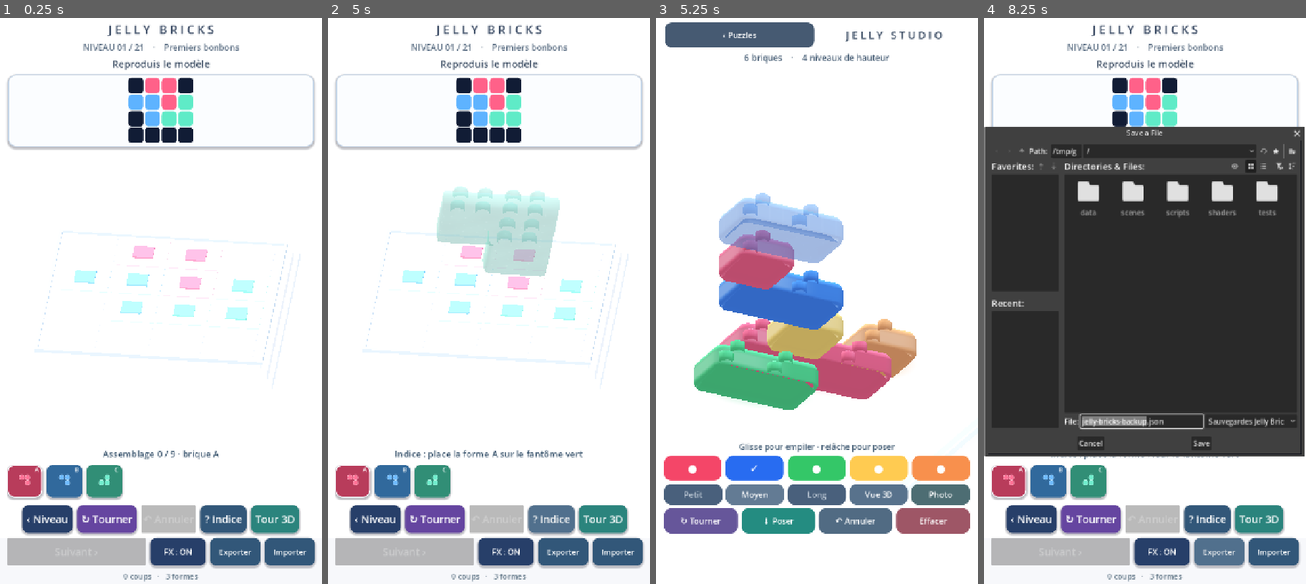
Above: before the commit, frames 1-4 (left to right).
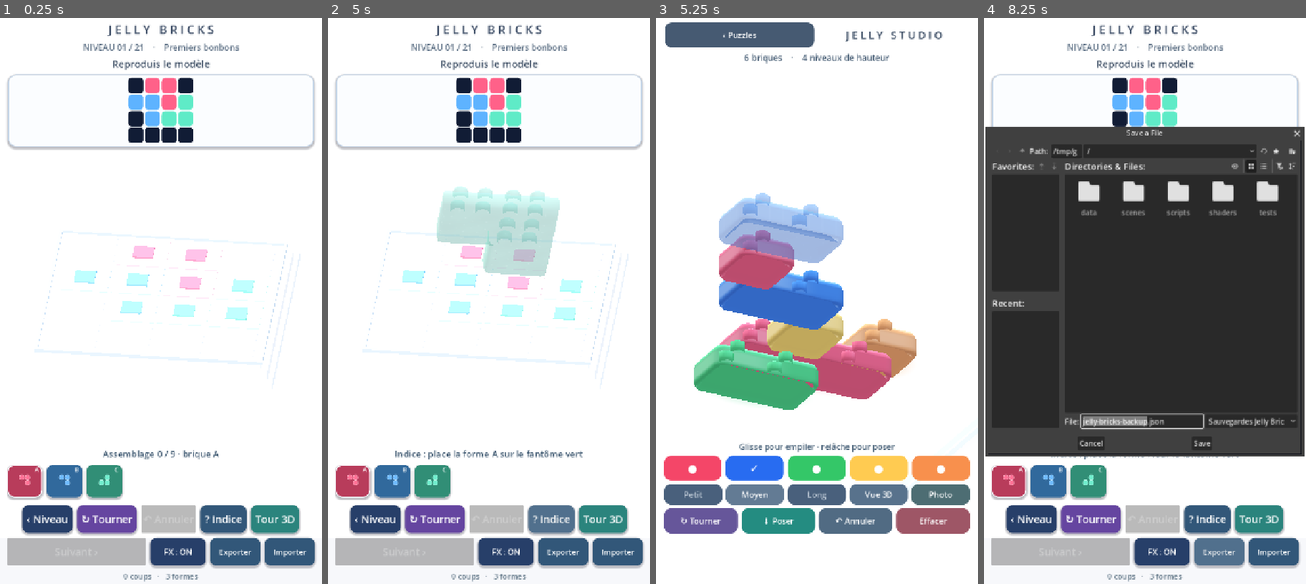
Above: after the commit, the same moments.

Repository: dbrckk/Jelly-bricks
Game: Godot game, scene res://scenes/main.tscn
Two runs of this game, one before a commit and one after it. Both use one fixed random seed, a clock stepped at 60 frames per second and the inputs below.
Inputs (mouse positions are in pixels of both pictures, inside the frame that each line leads up to):
- Up to frame 1 (0.25 s): no input
- Up to frame 2 (5 s): click (353, 482) at 0.52 s; click (392, 482) at 1.27 s; click (431, 482) at 2.02 s; click "‹ Niveau" at 2.75 s; click "↻ Tourner" at 3.5 s; click "? Indice" at 4.25 s
- Up to frame 3 (5.25 s): click "Tour 3D" at 5 s
- Up to frame 4 (8.25 s): click "‹ Puzzles" at 5.75 s; click "FX : ON" at 6.5 s; click "FX : OFF" at 7.25 s; click "Exporter" at 8 s

Frames 1-2 are identical in both runs. In frame 3, 0.1% of the frame differs, in the area x 20-80%, y 44-62%; in frame 4, 1.1%, in the area x 0-97%, y 19-78%.

Commit message:
feat(android): premium Jelly light cards and three-quarter gallery in 0.9.52
* feat(godot): add tinted studio softbox reflections that follow the real rounded Jelly sidewalls

* feat(android): tune internal softbox reflections per studio, gallery and translucent preview

* test(android): verify studio window reflectors restore correctly and keep preview transparent

* build(android): bump native Jelly studio optics release to 0.9.52

* feat(graphics): add softly feathered reflected ceiling panel on real Jelly brick crowns

* test(opengl): lock product-camera angles for reproducible studio/gallery visual regression screenshots

* feat(gallery): angle reference tower to reveal real 3D depth and rounded candy studs

* test(godot): protect three-quarter reference photo while checking orbit framing and user pose restoration

* test(opengl): photograph the fixed three-quarter gallery pose for repeatable visual QA

* docs(android): preserve 0.9.52 Jelly lighting, three-quarter gallery and deterministic QA decisions

Diff:
--- a/native-godot/scripts/stack_mode.gd
+++ b/native-godot/scripts/stack_mode.gd
@@ -480,6 +480,7 @@
             continue
         var body_paint: ShaderMaterial = brick.get_node("GelBody").material_override
         body_paint.set_shader_parameter("optical_depth", .93 if enabled else .54)
+        body_paint.set_shader_parameter("studio_light_card", 1.0 if enabled else .88)
         var body_coat: MeshInstance3D = brick.get_node_or_null("OpticalBody")
         var stud_coat: MultiMeshInstance3D = brick.get_node_or_null("OpticalStuds")
         if body_coat != null:
@@ -578,6 +579,7 @@
         gallery_demo_root.add_child(piece)
         var pigment: ShaderMaterial = piece.get_node("GelBody").material_override
         pigment.set_shader_parameter("optical_depth", .93)
+        pigment.set_shader_parameter("studio_light_card", 1.0)
         piece.get_node("OpticalBody").visible = true
         piece.get_node("OpticalStuds").visible = true
         piece.get_node("PhotoShadowCaster").visible = true
@@ -625,12 +627,13 @@
     if enabled and not _ensure_gallery_demo():
         return
     if enabled:
-        # Exact front-facing product shot: the building-block silhouette
-        # stays horizontal, tenons remain visible, and the 9-layer tower
-        # is no longer presented as a diagonal pile of capsules.
+        # A restrained 3/4 product angle reveals the actual molded depth
+        # and two tenon lanes. The old near-zero yaw flattened the 3D tower
+        # into colored rectangles in the Android portrait gallery.
+        # Restore the user's precise orbit and zoom after the demonstration.
         gallery_user_angle = photo_angle
         gallery_user_zoom = photo_zoom
-        photo_angle = 0.06
+        photo_angle = 0.34
         # Nine closer interlocked layers need a slightly wider editorial
         # portrait frame, otherwise the loose yellow brick is clipped.
         photo_zoom = 1.0
@@ -844,6 +847,9 @@
     # A localized photographic bead on the real bevel, not a white tint
     # over the whole block. Ghost stays dim while the solid is glossy.
     material.set_shader_parameter("studio_wet_edge", .15 if translucent else .95)
+    # Broad tinted photographic reflections live INSIDE the original Jelly
+    # shader, not on an extra mesh. Ghosts never receive opaque light panels.
+    material.set_shader_parameter("studio_light_card", 0.0 if translucent else .88)
     # Regular gameplay uses conservative optics; the Gallery enhances
     # absorption without extra geometry or texture lookups.
     material.set_shader_parameter("optical_depth", .18 if translucent else .54)
--- a/native-godot/shaders/jelly.gdshader
+++ b/native-godot/shaders/jelly.gdshader
@@ -18,6 +18,9 @@
 // Independent, camera-reactive lacquer bead along molded bevels.
 // Defaults to zero for all 21 puzzle levels and legacy materials.
 uniform float studio_wet_edge : hint_range(0.0, 1.0) = 0.0;
+// A virtual product-photo window that visibly bends across molded wall
+// normals. Zero for puzzles and translucent placement ghosts.
+uniform float studio_light_card : hint_range(0.0, 1.0) = 0.0;
 // Premium lacquer for placed puzzle pieces. Preview ghosts and the studio
 // use their existing independent material paths; no extra draw calls.
 uniform float puzzle_lacquer : hint_range(0.0, 1.0) = 0.0;
@@ -263,6 +266,58 @@
             clamp(upper_liquid_rim * .50 +
                 transmitted_window * .27, 0.0, .43));
     }
+    // A dyed transparent Jelly block must reflect a large studio light
+    // card ACROSS its vertical walls, not just on the rounded top.
+    // Sample object-local coordinates: the stripe follows moving geometry
+    // as a real reflection would, including the nine-layer sway animation.
+    // The normal selects the direction ALONG the current wall. This avoids
+    // putting the same diagonal, semi-random band on every rotated brick.
+    // No texture reads, screen-space refraction, lights or draw calls.
+    // The uniform branch skips this entirely for puzzle bricks and ghosts.
+    if (studio_light_card > .001 && studio_glass > .001) {
+        float wall_normal = 1.0 - smoothstep(.19, .70, abs(n.y));
+        float along_wall = mix(jelly_local.x, jelly_local.z,
+            step(abs(n.z), abs(n.x)));
+        float pane_position = fract(along_wall * .31 + .13);
+        float wide_window = smoothstep(.11, .22, pane_position) *
+            (1.0 - smoothstep(.44, .57, pane_position));
+        float fine_window = smoothstep(.58, .62, pane_position) *
+            (1.0 - smoothstep(.68, .72, pane_position));
+        float body_height = smoothstep(.17, .23, jelly_local.y) *
+            (1.0 - smoothstep(.43, .50, jelly_local.y));
+        float photo_card = wall_normal * body_height *
+            smoothstep(.12, .55, facing) * studio_light_card;
+        // Keep the body candy-colored: even the bright window transmits
+        // some pigment, rather than bleaching blue/green/yellow to white.
+        vec3 window_tint = mix(candy_tint.rgb,
+            vec3(.99, .995, 1.0), .76);
+        jelly_color = mix(jelly_color, window_tint,
+            clamp(photo_card * (wide_window * .46 +
+                fine_window * .22), 0.0, .46));
+        // Narrow color-rich shadow below the translucent inner wall:
+        // gives the molded candy perceptible thickness above each socket.
+        float bottom_density = 1.0 - smoothstep(.115, .26,
+            jelly_local.y);
+        jelly_color *= 1.0 - bottom_density * wall_normal *
+            studio_light_card * .12;
+        // Actual product-camera framing exposes the large flat TOP of each
+        // brick far more than its small side walls. Add a wide rectangular
+        // overhead reflection on that true molded crown (y=.56-.598),
+        // feathered on both axes like a studio softbox. Studs at y>.64
+        // receive no artificial painted patch. This fixes the old uniformly
+        // matte candy slabs in the nine-floor reference photograph.
+        float crown_only = smoothstep(.74, .98, n.y) *
+            (1.0 - smoothstep(.61, .70, jelly_local.y));
+        float ceiling_u = fract(jelly_local.x * .25 + .13);
+        float ceiling_v = fract(jelly_local.z * .42 + .22);
+        float ceiling_panel = smoothstep(.10, .21, ceiling_u) *
+            (1.0 - smoothstep(.71, .85, ceiling_u)) *
+            smoothstep(.13, .25, ceiling_v) *
+            (1.0 - smoothstep(.49, .69, ceiling_v));
+        jelly_color = mix(jelly_color, window_tint,
+            clamp(crown_only * ceiling_panel * studio_light_card *
+                .34, 0.0, .34));
+    }
     // The 21 puzzle bricks were diffuse pink/blue slabs with dotted noise.
     // Their REAL curved mesh already has y=.523 molded bevels and y=.56 tops.
     // Keep saturated dye in the volume; place white light ONLY in focused,
--- a/native-godot/tests/capture.gd
+++ b/native-godot/tests/capture.gd
@@ -88,9 +88,13 @@
         game._try_place("A", Vector2i(0, 1))
         game._try_place("B", Vector2i(1, 0))
     frames += 1
-    if frames > 225 and frames <= 265 \
-            and game.stack_studio.gallery_demo_active:
-        game.stack_studio.photo_angle = locked_reference_angle
+    # Software OpenGL frame times vary greatly between runners. Leaving
+    # Gallery auto-orbit enabled during a screenshot makes before/after
+    # comparisons misleading: changes in camera angle overpower the optics.
+    # Pin only the QA camera, not the live product animation or gameplay.
+    if frames > 145 and frames <= 265 and game.stack_studio.photo_mode:
+        game.stack_studio.photo_angle = 0.34 \
+            if game.stack_studio.gallery_demo_active else 0.28
         game.stack_studio._update_photo_camera()
     if frames == 64:
         # Check the *real Mesa GPU* MultiMesh buffer. Headless Godot tests
--- a/native-godot/tests/validate.gd
+++ b/native-godot/tests/validate.gd
@@ -230,6 +230,10 @@
             push_error("Ordinary studio Jelly should use medium-cost optical absorption")
             quit(1)
             return
+        if absf(float(glass_material.get_shader_parameter("studio_light_card")) - .88) > .001:
+            push_error("Interactive studio Jelly lost its molded sidewall softbox")
+            quit(1)
+            return
         var soft_studs: MultiMeshInstance3D = studio_node.get_node("GelStuds")
         if soft_studs.material_override != glass_material:
             push_error("Studs no longer share the pigmented glass coating")
@@ -401,6 +405,10 @@
         "GelBody").material_override
     if absf(float(first_photo_paint.get_shader_parameter("optical_depth")) - .93) > .001:
         push_error("Gallery photo mode failed to raise the optical absorption")
+        quit(1)
+        return
+    if absf(float(first_photo_paint.get_shader_parameter("studio_light_card")) - 1.0) > .001:
+        push_error("Gallery failed to enable the full product lightbox")
         quit(1)
         return
     var gallery_floor: MeshInstance3D = game.get_node("StudioCyclorama")
@@ -581,10 +589,10 @@
         push_error("Reference Gallery did not render its real vertical tower")
         quit(1)
         return
-    if absf(studio.photo_angle - .06) > .001 \
+    if absf(studio.photo_angle - .34) > .001 \
             or absf(studio.photo_zoom - 1.0) > .001 \
-            or absf(game.camera.position.x - sin(.06) * 12.4) > .03:
-        push_error("Reference tower camera is not front-facing or tightly framed")
+            or absf(game.camera.position.x - sin(.34) * 12.4) > .03:
+        push_error("Reference tower lost its intentional three-quarter product camera")
         quit(1)
         return
     # Portrait QA must fit all three loose foreground bricks, regardless
@@ -602,7 +610,7 @@
         push_error("Gallery camera zoom pulses as the tower rotates")
         quit(1)
         return
-    studio.photo_angle = .06
+    studio.photo_angle = .34
     studio._update_photo_camera()
     for display_brick in studio.gallery_demo_nodes:
         var polished_paint: ShaderMaterial = display_brick.get_node(
@@ -727,6 +735,10 @@
     if absf(float(first_photo_paint.get_shader_parameter("optical_depth")) - .54) > .001 \
             or absf(float(studio.contact_material.get_shader_parameter("strength")) - .35) > .001:
         push_error("Leaving Gallery did not restore the mobile optical/contact settings")
+        quit(1)
+        return
+    if absf(float(first_photo_paint.get_shader_parameter("studio_light_card")) - .88) > .001:
+        push_error("Gallery product lightbox strength leaked into Android editing")
         quit(1)
         return
     if absf(gallery_floor.position.y - studio.photo_floor_before) > .001 \
@@ -802,6 +814,10 @@
             push_error("Reduced clearcoat also weakened the underlying Jelly material")
             quit(1)
             return
+        if absf(float(underlying_paint.get_shader_parameter("studio_light_card")) - 1.0) > .001:
+            push_error("Large Gallery lost its non-overdraw studio lightbox reflection")
+            quit(1)
+            return
     if visible_body_coats != studio.MAX_GALLERY_COATED_BRICKS \
             or visible_stud_coats != 0 or studio.gallery_shadow_key.visible:
         push_error("Large Android Gallery exceeded its bounded lacquer/shadow draw budget")
@@ -864,6 +880,10 @@
         return
     if float(ghost_optics.get_shader_parameter("optical_depth")) > .20:
         push_error("Unplaced ghost is too optically dense for accurate Android placement")
+        quit(1)
+        return
+    if absf(float(ghost_optics.get_shader_parameter("studio_light_card"))) > .001:
+        push_error("Placement ghost received an opaque studio reflection window")
         quit(1)
         return
     studio.selected_cell = Vector2i(2, 1)
Not shown, changed: native-godot/export_presets.cfg
Not shown, changed: native-godot/README.md
